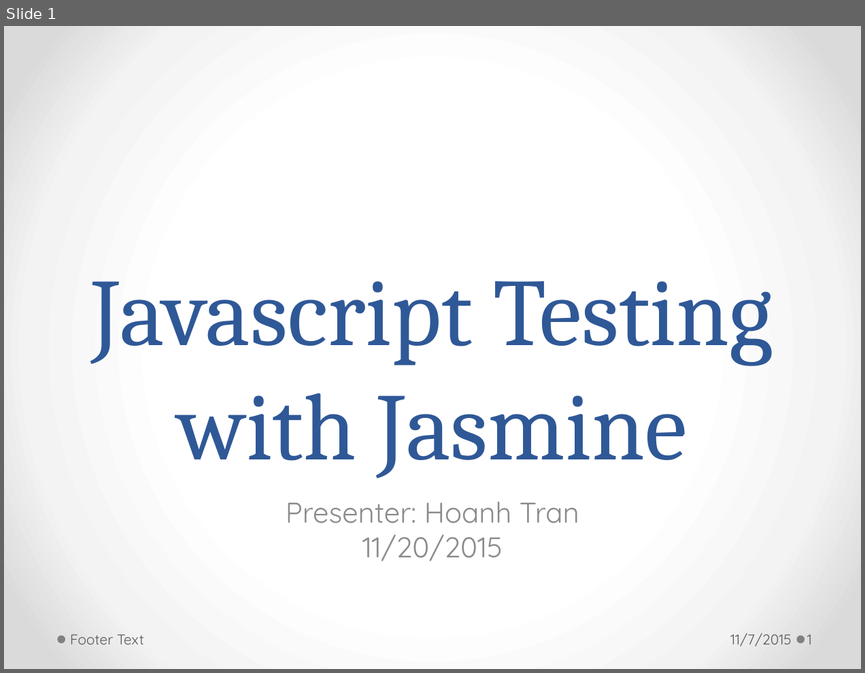
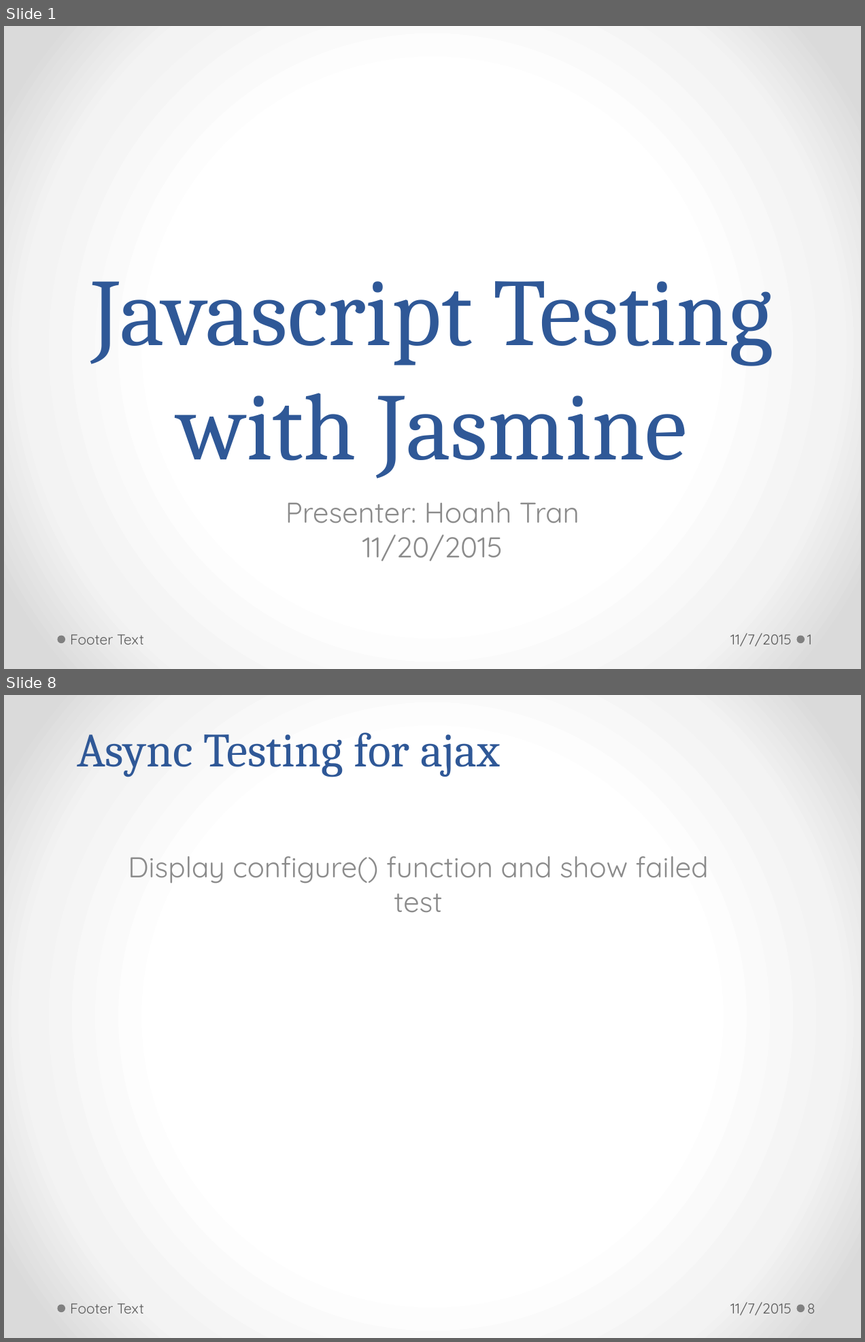
Before and after one commit to h-t-tran/work, a slide deck: brownbag/jamine/tech-presentation-jasmine.pptx. Shown one above the other, each under a label of ours: slide 1 before the commit, slides 1 and 8 after it; the slides between them are not shown. The pictures are 865x673 and 865x1342 pixels, drawn with LibreOffice and Linux fonts; fonts in the diff are those of the drawing. Boxes give left, top, right and bottom in pixels: in the first picture for what was removed or moved away, otherwise in the second. Text is boxed around its words. In the diff, an @@ line names an element or a change of style, - is before the commit and + after.

```diff
--- a/brownbag/jamine/tech-presentation-jasmine.pptx
+++ b/brownbag/jamine/tech-presentation-jasmine.pptx
@@ slide 8 added at <box>4,695,861,1338</box>, background gradient #FFFFFF to #F4F4F4 to #DADADA; not listed: 2 template elements that a slide beside it also shows @@
@@ title added at <box>77,732,500,777</box>, 40 pt, text #2F5897 @@
+Async Testing for ajax
@@ subtitle added at <box>128,856,708,913</box>, 24 pt, text #8C8C8C @@
+Display configure() function and show failed test
@@ text added at <box>70,1303,144,1313</box>, 12 pt, text #595959 @@
+Footer Text
@@ text added at <box>730,1302,791,1315</box>, 12 pt, text #595959 @@
+11/7/2015
@@ page number added at <box>807,1303,815,1313</box>, 12 pt, text #595959 @@
+8
```
Also in this commit, not shown: 1 slide changed, 10 other slides added, 11 other files.
